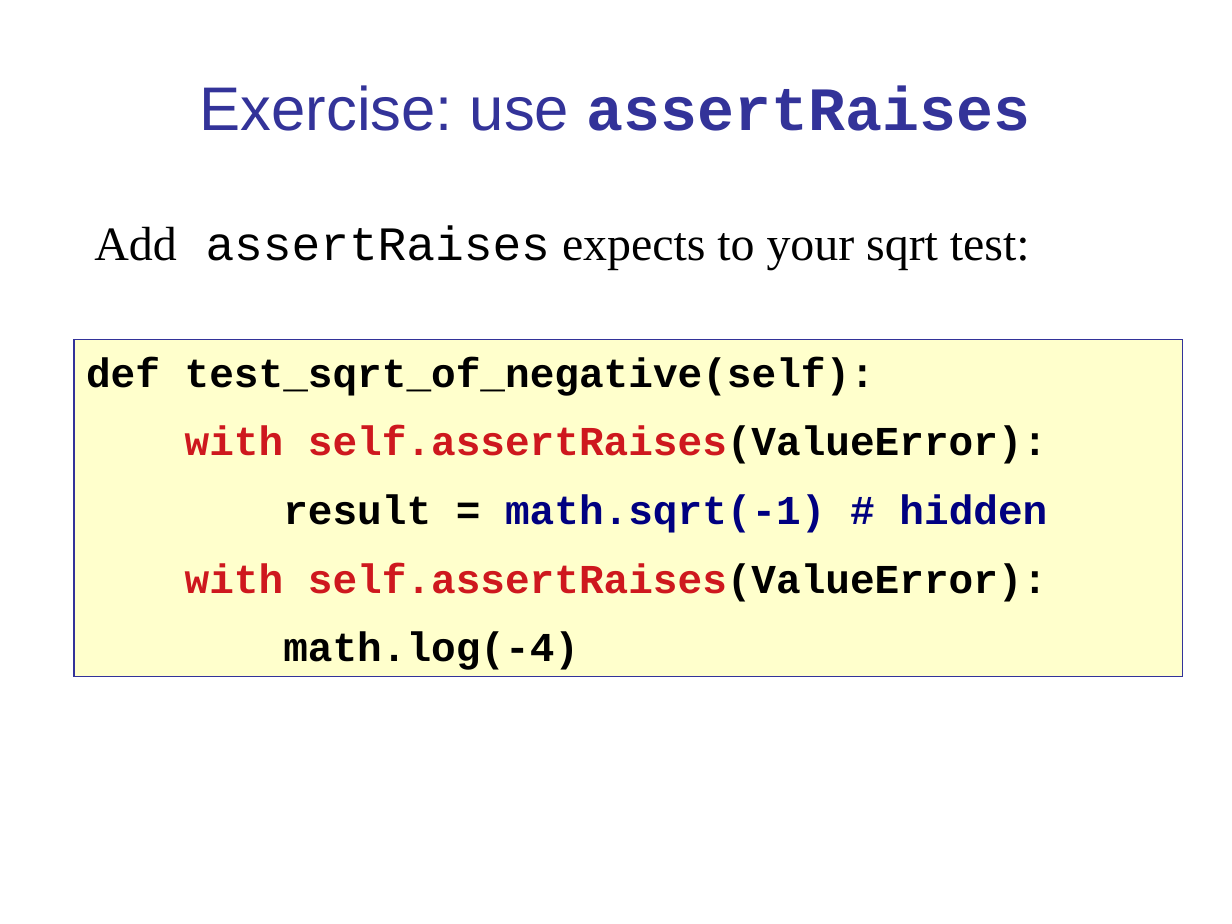
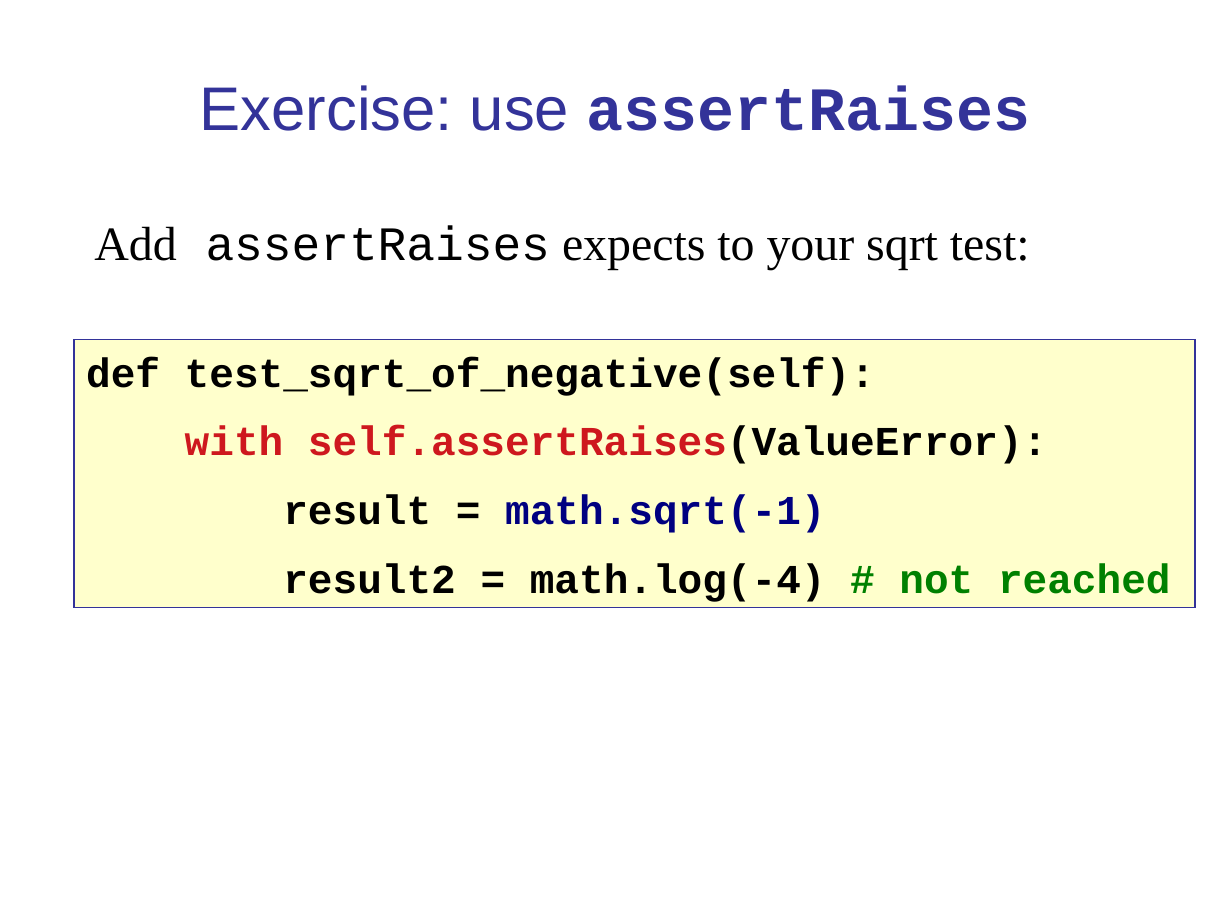
Before and after one commit to cpske/ISP, a slide deck: slide 20 of testing/PythonUnitTesting.ppt. Drawn at 1232x924 pixels with LibreOffice and Linux fonts; fonts in the diff are those of the drawing. Boxes give left, top, right and bottom in pixels: in the first picture for what was removed or moved away, otherwise in the second. Text is boxed around its words. In the diff, an @@ line names an element or a change of style, - is before the commit and + after.

```diff
--- a/testing/PythonUnitTesting.ppt
+++ b/testing/PythonUnitTesting.ppt
@@ rectangle "def test_sqrt_of_negative(self):": place and size @@
-rectangle "def test_sqrt_of_negative(self):" at [74, 340, 1183, 676]
+rectangle "def test_sqrt_of_negative(self):" at [74, 340, 1195, 609]
@@ text in rectangle at [283, 494, 1171, 602]: text changed @@
-result = math.sqrt(-1) # hidden
-with self.assertRaises(ValueError):
-math.log(-4)
+result = math.sqrt(-1)
+result2 = math.log(-4) # not reached
```
Also in this commit, not shown: 6 other slides changed, 5 slides added, 1 slide removed, 6 other files.
